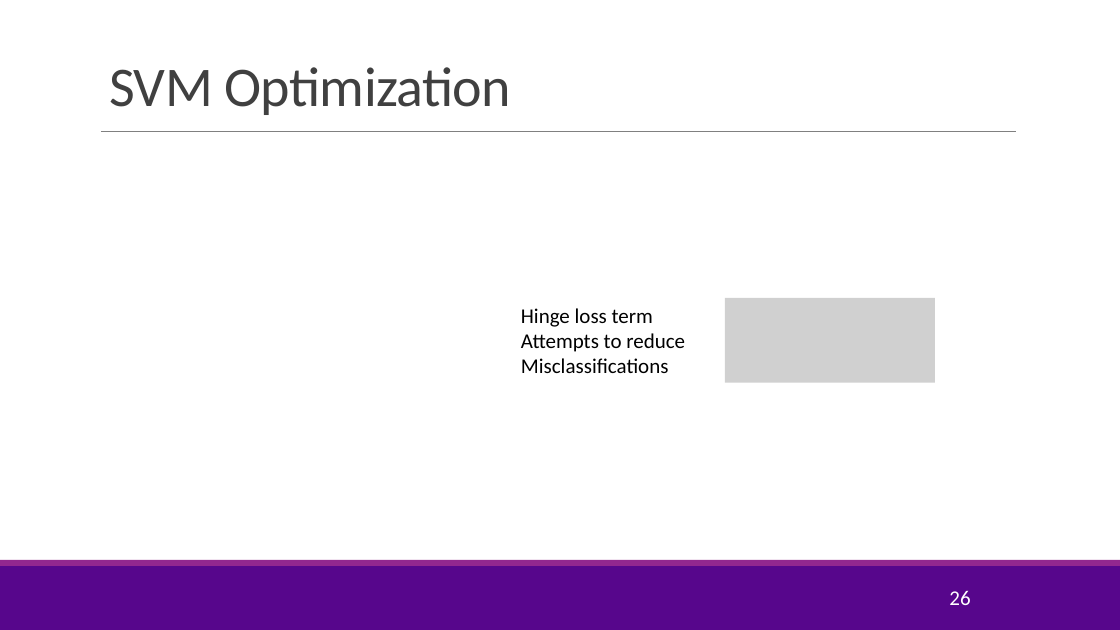
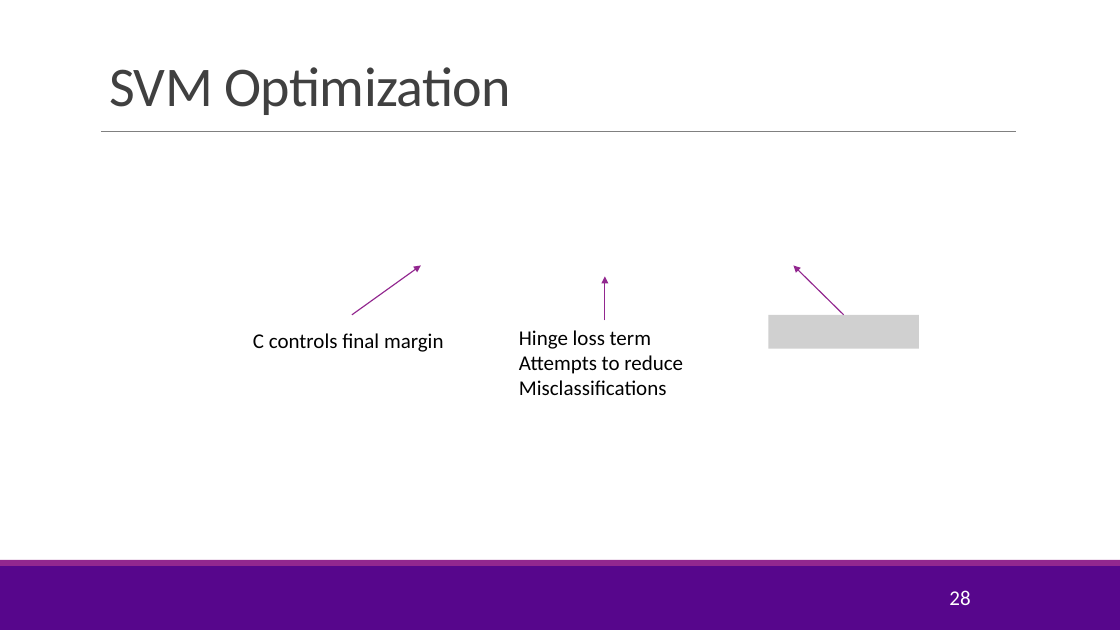
Before and after one commit to sdrangan/introml, a slide deck: slide 28 of lectures/Lect08_SVM.pptx (slide 26 before the commit). Drawn at 1120x630 pixels with LibreOffice and Linux fonts; fonts in the diff are those of the drawing; grey boxes stand for pictures; background and template pictures are left out. Boxes give left, top, right and bottom in pixels: in the first picture for what was removed or moved away, otherwise in the second. Text is boxed around its words. In the diff, an @@ line names an element or a change of style, - is before the commit and + after.

```diff
--- a/lectures/Lect08_SVM.pptx
+++ b/lectures/Lect08_SVM.pptx
@@ arrow added from (352, 315) to (421, 266), #92278F 1 pt @@
@@ arrow added from (844, 315) to (794, 266), #92278F 1 pt @@
@@ arrow added from (605, 321) to (605, 276), #92278F 1 pt @@
@@ text "Hinge loss term": place and size @@
-text "Hinge loss term" at (521, 308, 685, 373)
+text "Hinge loss term" at (519, 330, 683, 395)
@@ picture: place and size @@
-picture at (725, 298, 935, 383)
+picture at (769, 315, 919, 349)
@@ text added at (253, 333, 444, 352), 18 pt, text #000000 @@
+C controls final margin
@@ page number at (949, 590, 970, 605): text changed @@
-26
+28
```
Also in this commit, not shown: 17 other slides changed, 6 slides added, 1 slide removed, 2 other files.
